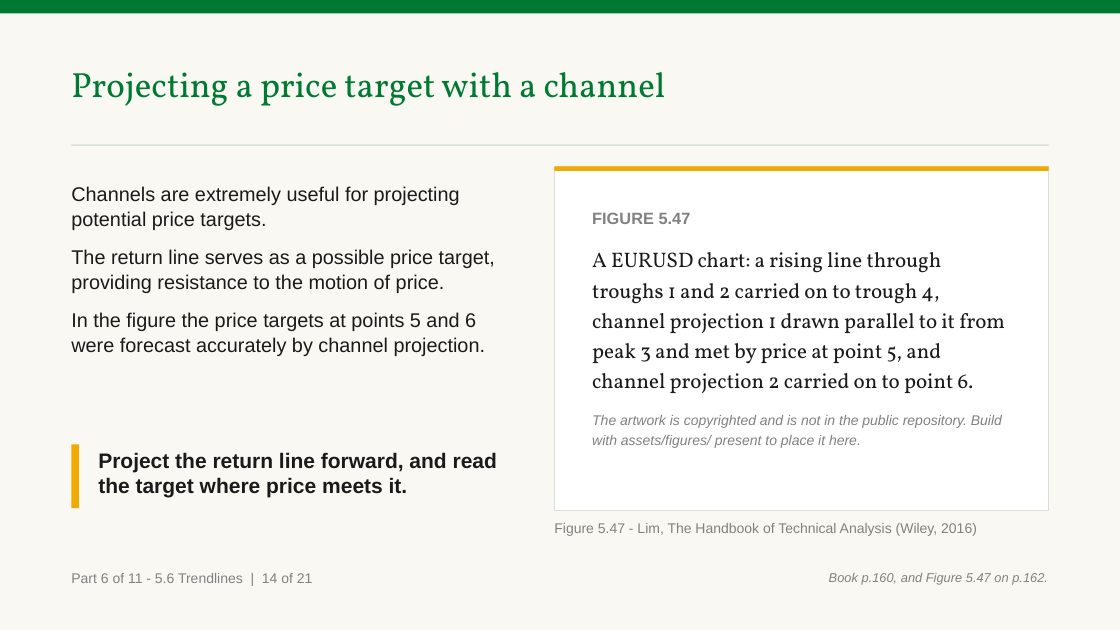
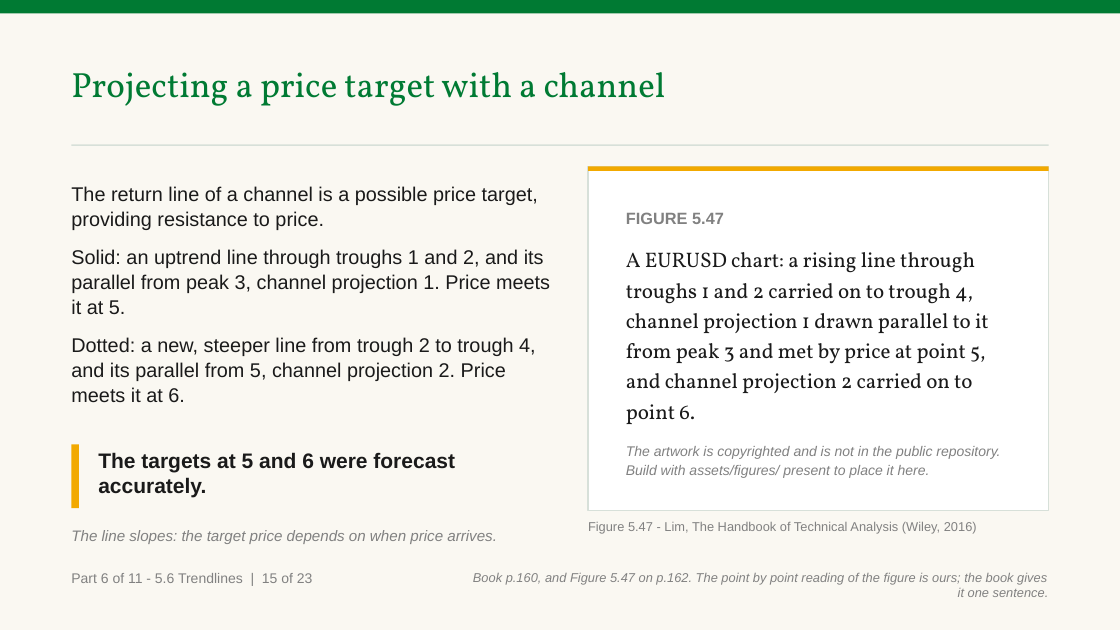
Before and after one commit to benjiesotelo-sudo/Telos_FIN1209, a slide deck: slide 124 of chapter-05/FIN1209-Chapter-05.pptx (slide 119 before the commit). Drawn at 1120x630 pixels with LibreOffice and Linux fonts; fonts in the diff are those of the drawing. Boxes give left, top, right and bottom in pixels: in the first picture for what was removed or moved away, otherwise in the second. Text is boxed around its words. In the diff, an @@ line names an element or a change of style, - is before the commit and + after.

```diff
--- a/chapter-05/FIN1209-Chapter-05.pptx
+++ b/chapter-05/FIN1209-Chapter-05.pptx
@@ rectangle: place and size @@
-rectangle at [555, 166, 1049, 511]
+rectangle at [588, 166, 1049, 511]
@@ rectangle: place and size @@
-rectangle at [555, 166, 1049, 171]
+rectangle at [588, 166, 1049, 171]
@@ text at [71, 186, 550, 402]: text changed @@
-Channels are extremely useful for projecting potential price targets.
-The return line serves as a possible price target, providing resistance to the motion of price.
-In the figure the price targets at points 5 and 6 were forecast accurately by channel projection.
+The return line of a channel is a possible price target, providing resistance to price.
+Solid: an uptrend line through troughs 1 and 2, and its parallel from peak 3, channel projection 1. Price meets it at 5.
+Dotted: a new, steeper line from trough 2 to trough 4, and its parallel from 5, channel projection 2. Price meets it at 6.
@@ text "FIGURE 5.47" rewrapped from [592, 212, 1005, 448] to [626, 252, 1000, 478] @@
@@ text at [98, 452, 455, 498]: text changed @@
-Project the return line forward, and read the target where price meets it.
+The targets at 5 and 6 were forecast accurately.
@@ text added at [71, 530, 497, 544], 13 pt, text #818181, italic @@
+The line slopes: the target price depends on when price arrives.
@@ text "Figure 5.47 - Lim, The ...": place and size @@
-text "Figure 5.47 - Lim, The ..." at [554, 523, 977, 536]
+text "Figure 5.47 - Lim, The ..." at [588, 522, 977, 534]
@@ text "Figure 5.47 - Lim, The ..." at [588, 522, 977, 534]: size 12 to 11 pt @@
@@ text at [71, 573, 313, 583]: text changed @@
-Part 6 of 11 - 5.6 Trendlines | 14 of 21
+Part 6 of 11 - 5.6 Trendlines | 15 of 23
@@ text at [473, 573, 1049, 597]: text changed @@
-Book p.160, and Figure 5.47 on p.162.
+Book p.160, and Figure 5.47 on p.162. The point by point reading of the figure is ours; the book gives it one sentence.
```
Also in this commit, not shown: 116 other slides changed, 8 slides added, 5 other files.
